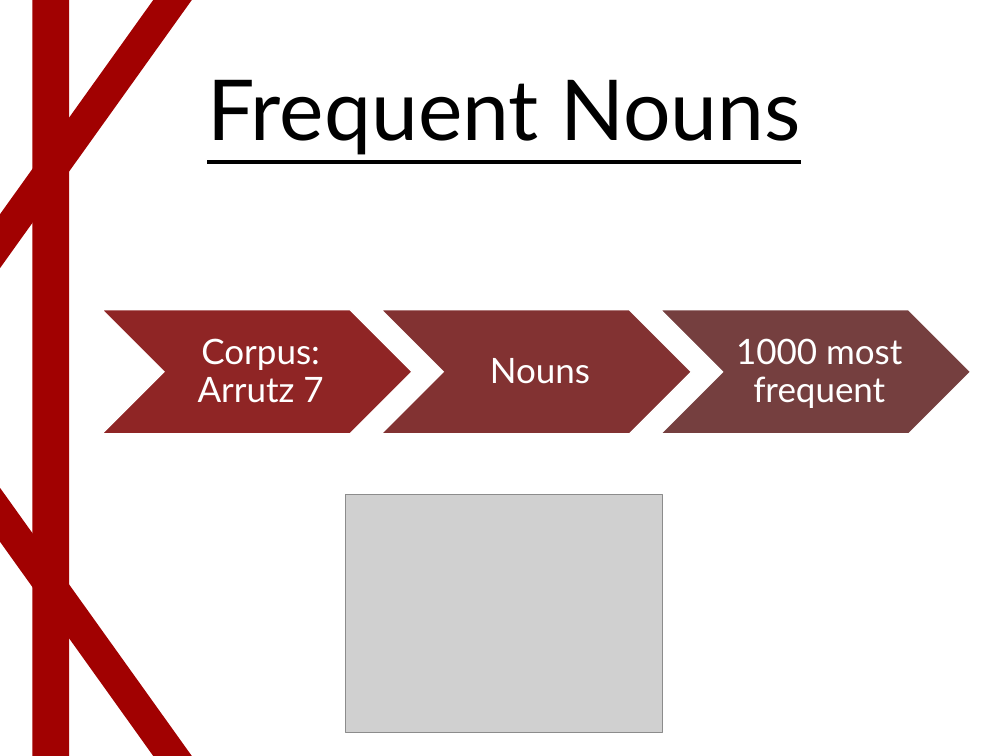
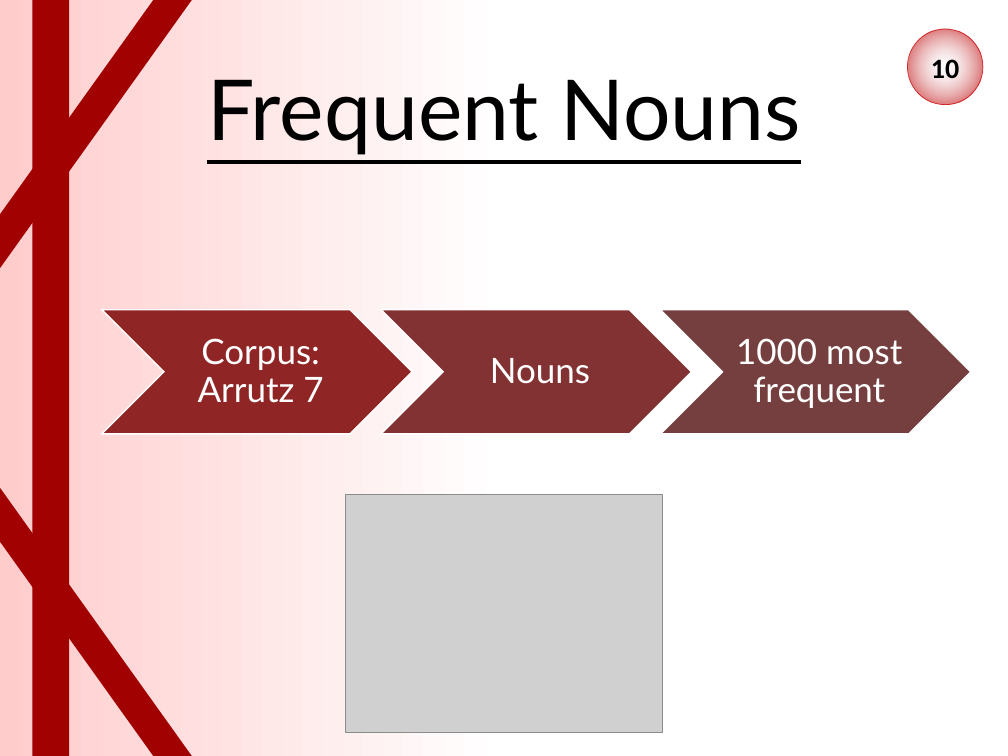
Before and after one commit to uriariel/Coeus, a slide deck: slide 10 of Presentation.pptx. Drawn at 1008x756 pixels with LibreOffice and Linux fonts; fonts in the diff are those of the drawing; grey boxes stand for pictures. Boxes give left, top, right and bottom in pixels: in the first picture for what was removed or moved away, otherwise in the second. Text is boxed around its words. In the diff, an @@ line names an element or a change of style, - is before the commit and + after.

Commit message:
Presentation background

```diff
--- a/Presentation.pptx
+++ b/Presentation.pptx
@@ background #FFFFFF to gradient #FFCCCC to #FFFFFF @@
@@ page number added at (907, 29, 983, 105), fill gradient #F6F8FC to #C00000, outline #CC0000 0.5 pt, 20 pt, text #000000, bold @@
+10
```
Also in this commit, not shown: 8 other slides changed.
